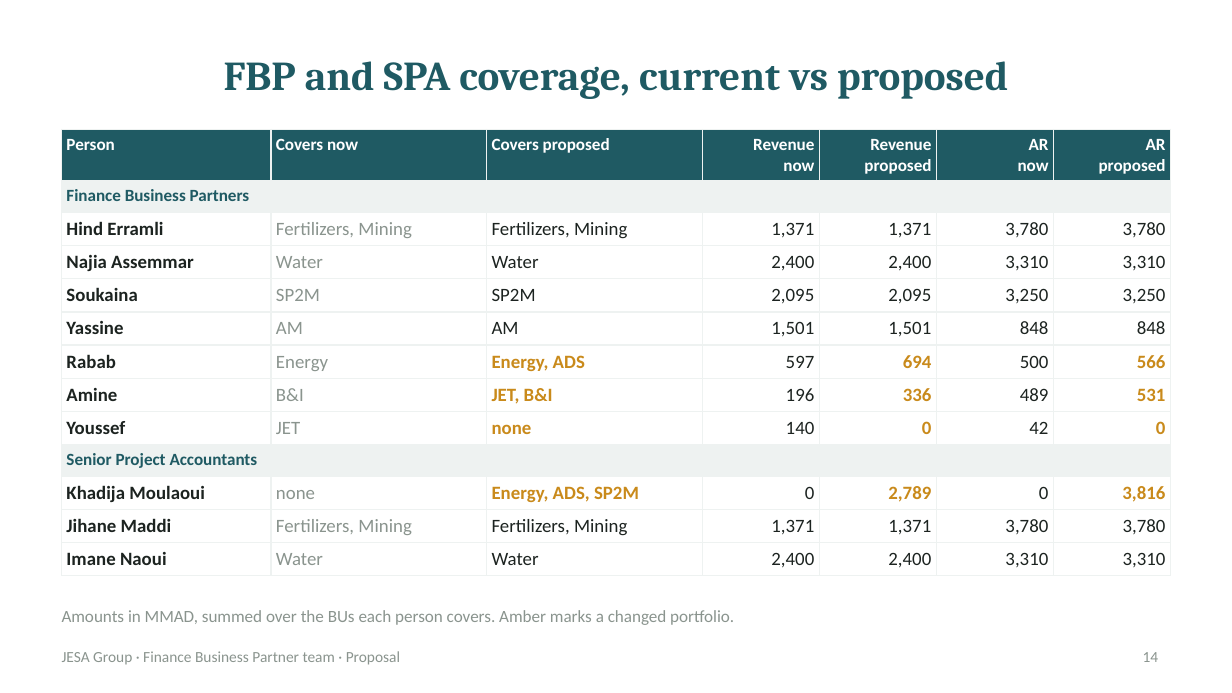
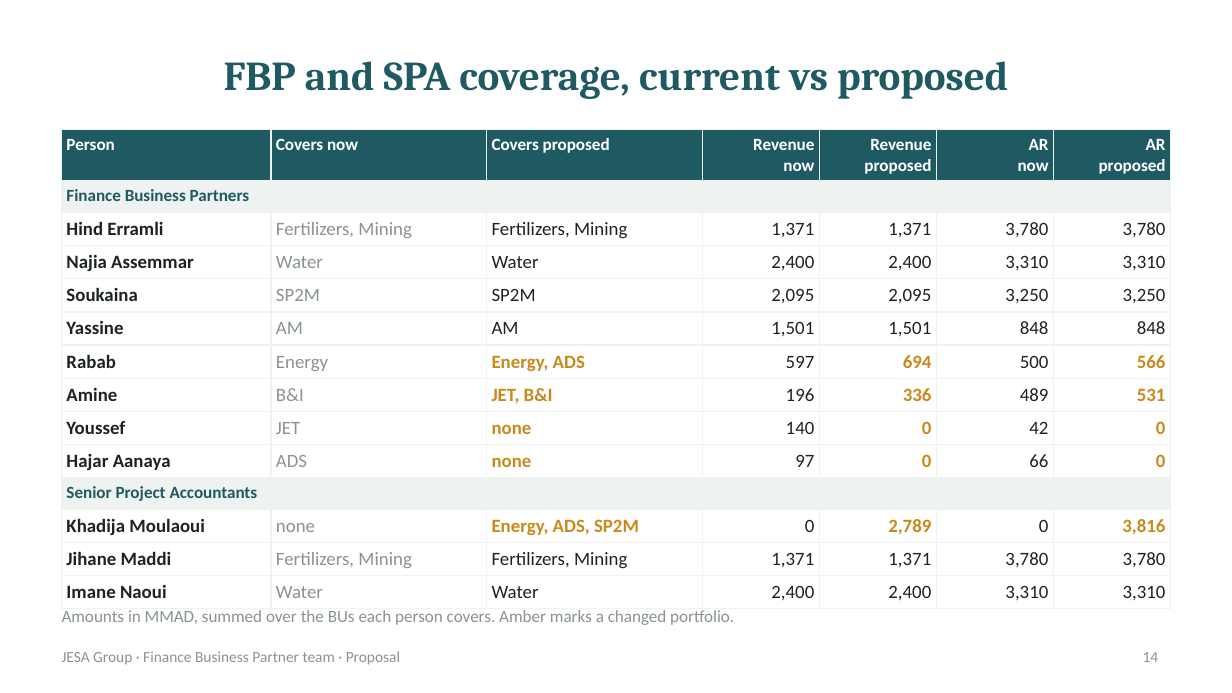
Before and after one commit to cherkaouihassan-art/Skills-Repo, a slide deck: slide 14 of deliverables/FBP_Org_by_BU.pptx. Drawn at 1232x693 pixels with LibreOffice and Linux fonts; fonts in the diff are those of the drawing. Boxes give left, top, right and bottom in pixels: in the first picture for what was removed or moved away, otherwise in the second. Text is boxed around its words. In the diff, an @@ line names an element or a change of style, - is before the commit and + after.

```diff
--- a/deliverables/FBP_Org_by_BU.pptx
+++ b/deliverables/FBP_Org_by_BU.pptx
@@ table at (62, 129, 1170, 604) @@
+row 10: Hajar Aanaya | ADS | none | 97 | 0 | 66 | 0
```
Also in this commit, not shown: 3 other slides changed, 3 other files.
